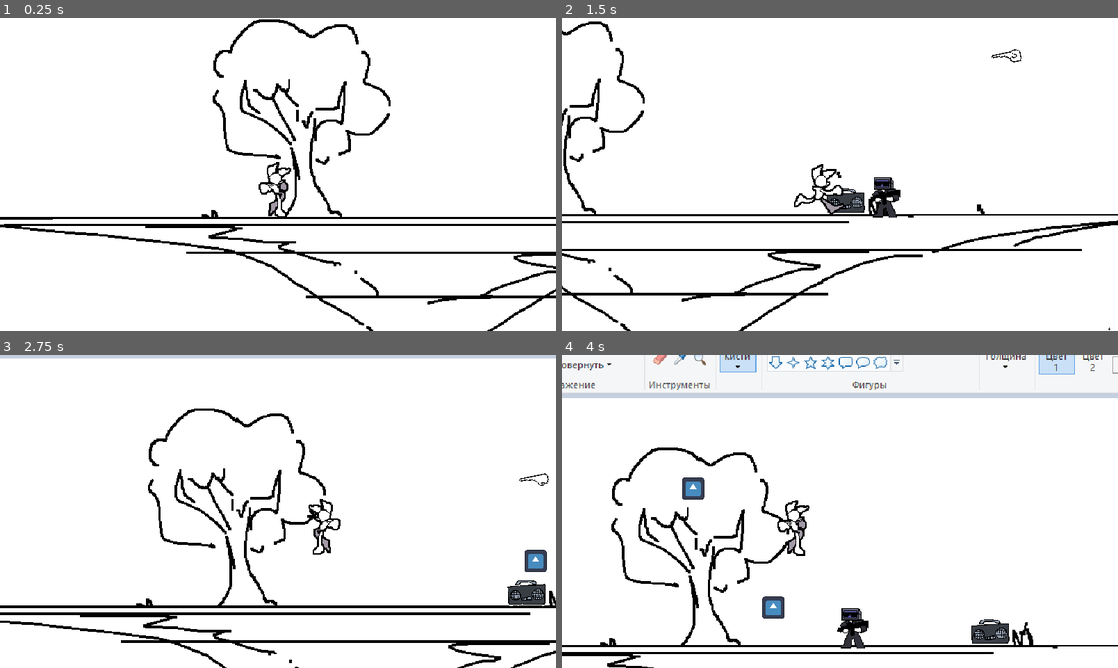
Above: before the commit, frames 1-4 (two rows, left to right).
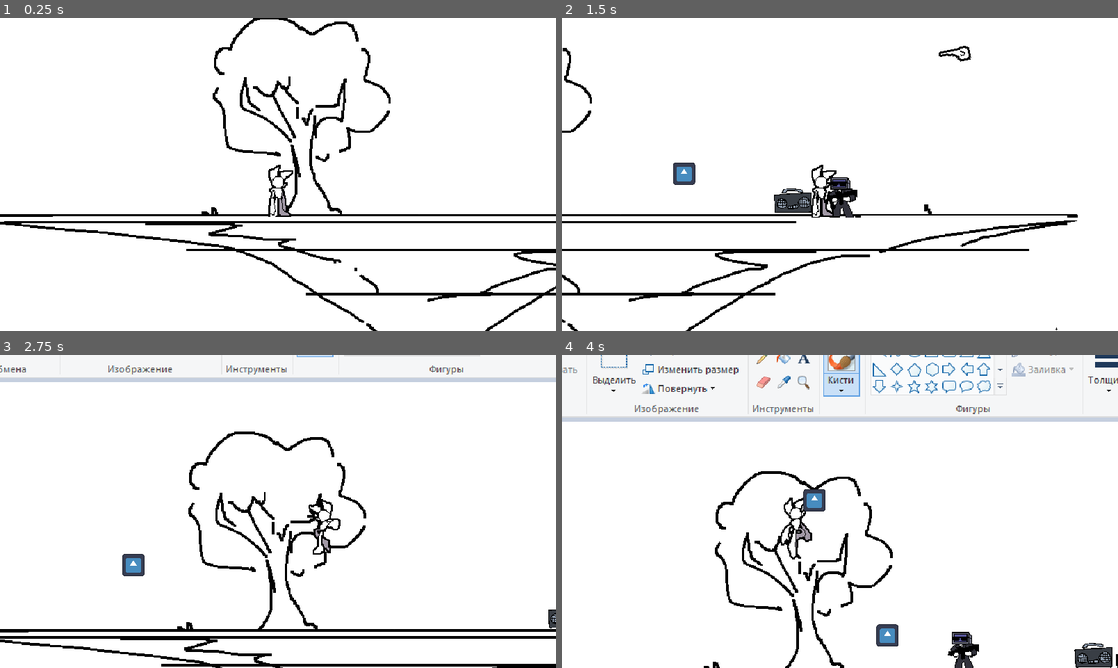
Above: after the commit, the same moments.

Repository: SZH217/game2
Game: Godot game, scene res://assets/scenes/world.tscn
Same seed, same stepped clock (60 frames per second), same inputs: the game is played once before the commit and once after it. The engine's default icon, where the game draws it, is replaced by a stand-in: a white triangle on a blue panel in a dark square. Sound files missing from this copy of the repository are replaced by a short silence.
Inputs (mouse positions are in pixels of both pictures, inside the frame that each line leads up to):
- Up to frame 1 (0.25 s): no input
- Up to frame 2 (1.5 s): move the mouse to (962, 158) at 0.52 s; hold D (right) 0.53-1.25 s; hold Space (action_c) 0.53-1.25 s; click (962, 158) at 0.6 s; drag from (728, 190) to (956, 243) at 1.27 s
- Up to frame 3 (2.75 s): move the mouse to (333, 442) at 2.02 s; hold A (left) from 2.03 s (still down); hold Space (action_c) from 2.03 s (still down); click (333, 442) at 2.1 s
- Up to frame 4 (4 s): release A (left) at 2.75 s; release Space (action_c) at 2.75 s; drag from (812, 574) to (1101, 555) at 2.77 s; move the mouse to (1006, 558) at 3.52 s; hold D (right) from 3.53 s (still down); hold Space (action_c) from 3.53 s (still down); right-click (1006, 558) at 3.6 s

The runs differ from the first frame. In frame 1, 8.7% of the frame differs, in the area x 0-100%, y 0-100%; in frame 2, 5.6%; in frame 3, 13%; in frame 4, 16%.

Commit message:
аа

Diff:
--- a/assets/player/node_2d.tscn
+++ b/assets/player/node_2d.tscn
@@ -5,7 +5,8 @@
 [ext_resource type="PackedScene" uid="uid://c0co4ewis3qj4" path="res://assets/scenes/hand.tscn" id="3_opahl"]
 
 [sub_resource type="Gradient" id="Gradient_mp1um"]
-offsets = PackedFloat32Array(0, 0.805195)
+interpolation_mode = 2
+offsets = PackedFloat32Array(0, 0.694805)
 colors = PackedColorArray(1, 1, 1, 1, 0, 0, 0, 1)
 
 [sub_resource type="GradientTexture2D" id="GradientTexture2D_3fbum"]
@@ -37,3 +38,8 @@
 position = Vector2(449, 52)
 texture = SubResource("GradientTexture2D_3fbum")
 texture_scale = 3.86
+
+[node name="PointLight2D" type="PointLight2D" parent="DirectionalLight2D/PointLight2D"]
+position = Vector2(-256, 288)
+texture = SubResource("GradientTexture2D_3fbum")
+texture_scale = 3.86
--- a/assets/player/player.gd
+++ b/assets/player/player.gd
@@ -1,31 +1,30 @@
 extends CharacterBody2D
 
-
-@export var maxSpeed = 400
+@export var maxSpeed = 500
 @export var speed = 40
-@export var gravity = 20
-@export var jumpForce = 500
+@export var gravity = 23
+@export var jumpForce = 600
+@export var jump_hold_factor = 0.4
 @export var wallSpeed = 10
 @export var maxWallSpeed = 80
 @export var cameraOffset = 50
 @export var offsetSpeed = 2
 @onready var animation_player = $anim
+var previous_velocity_y = 0.0
 
 var haveHand = true
 var jump = false
 var wall = false
 var walljump = false
+var shootAnim = false
+var canShoot = false
+var isJumping = false  # Track if the player is currently jumping
 
-var shootAnim = false
-
-var canShoot = false
-
-@export var hand_scene: PackedScene  # Префаб руки
+@export var hand_scene: PackedScene  # Prefab for the hand
 
 func _ready() -> void:
 	add_to_group("hand_return")
 
-# Called every frame. 'delta' is the elapsed time since the previous frame.
 func _process(delta: float) -> void:
 	if velocity.x < 0 and !wall:
 		$sprite.flip_h = true
@@ -36,13 +35,14 @@
 		if is_on_floor():
 			if velocity.x == 0:
 				play_animation("idle")
-			if velocity.x != 0:
+			else:
 				play_animation("running")
 		else:
 			if velocity.y > 0:
 				play_animation("jump_fall")
 			elif velocity.y < 0:
 				play_animation("jump_rise")
+
 	if jump:
 		if velocity.y < 0:
 			play_animation("jump_rise")
@@ -57,19 +57,23 @@
 	if shootAnim:
 		animation_player.play("handattack")
 
-
 func _physics_process(delta: float) -> void:
 	if !is_on_floor() and !wall:
-		velocity.y += gravity
+		velocity.y += gravity  # Apply normal gravity
 
 	if is_on_floor():
+		# Check if the player just landed and their previous Y velocity was greater than 450
+		if previous_velocity_y > 450:
+			$Land.play()  # Play the landing sound effect
 		wall = false
+		isJumping = false  # Reset jump state when touching the ground
 
-
+	# Store the current Y velocity before applying movement
+	previous_velocity_y = velocity.y
 
 	var navigation = Input.get_action_strength("right") - Input.get_action_strength("left")
 
-
+	# Horizontal movement
 	if navigation == 1:
 		if $camera.offset.x < cameraOffset:
 			$camera.offset.x += offsetSpeed
@@ -91,37 +95,46 @@
 		if velocity.x < 0:
 			velocity.x += speed / 4
 
+	# Jump logic with variable height
 	if Input.is_action_just_pressed("action_c"):
-		if is_on_floor():  # Прыжок с пола
+		if is_on_floor():
+			$Jump.play()
 			velocity.y = -jumpForce
-		elif wall:  # Прыжок от стены
+			isJumping = true  # Player is in the middle of a jump
+		elif wall:
 			velocity.y = -jumpForce
-			velocity.x = maxSpeed * (1 if $left.is_colliding() else -1)  # Отталкивание в противоположную сторону
+			velocity.x = maxSpeed * (1 if $left.is_colliding() else -1)
 			walljump = false
+			isJumping = true
 
+	# Reduce jump height if button is released early
+	if isJumping and Input.is_action_just_released("action_c") and velocity.y < 0:
+		velocity.y *= jump_hold_factor  # Cut jump short
+
+	# Wall slide mechanics
 	if !is_on_floor():
 		if $left.is_colliding() or $right.is_colliding():
 			wall = true
 			canShoot = false
-			if !is_on_floor():  # Только если игрок не на полу
-				if velocity.y < maxWallSpeed:
-					velocity.y += wallSpeed  # Сбрасываем вертикальную скорость
-					walljump = true
+			if velocity.y < maxWallSpeed:
+				velocity.y += wallSpeed  # Apply wall sliding effect
+				walljump = true
 		else:
 			wall = false
 			canShoot = true
 
-
 	if walljump:
 		if Input.is_action_just_pressed("action_c"):
 			walljump = false
+
 	move_and_slide()
 
+	# Hand attack mechanic
 	if haveHand and canShoot and Input.is_action_just_pressed("action_attack"):
+		$Attack.play()
 		launch_hand()
 		haveHand = false
 		shootAnim = true
-
 
 func play_animation(base_anim: String):
 	if not animation_player:
@@ -129,7 +142,6 @@
 	var anim_suffix = "_nr" if !haveHand else ""
 	var full_anim_name = base_anim + anim_suffix
 	animation_player.play(full_anim_name)
-
 
 func launch_hand():
 	if not hand_scene:
@@ -142,10 +154,8 @@
 	hand_instance.player = self
 	get_parent().add_child(hand_instance)
 
-
 func on_hand_returned():
 	haveHand = true
-
 
 func _on_anim_animation_finished(anim_name: StringName) -> void:
 	if anim_name == "handattack":
--- a/assets/player/player.tscn
+++ b/assets/player/player.tscn
@@ -1,16 +1,16 @@
-[gd_scene load_steps=20 format=3 uid="uid://bk54mwgc83x41"]
+[gd_scene load_steps=22 format=3 uid="uid://bk54mwgc83x41"]
 
 [ext_resource type="Script" path="res://assets/player/player.gd" id="1_8k20g"]
-[ext_resource type="Shader" path="res://assets/scenes/player.gdshader" id="1_467ms"]
+[ext_resource type="Shader" path="res://assets/shaders/player.gdshader" id="1_467ms"]
 [ext_resource type="Texture2D" uid="uid://hpetlgl8sb4p" path="res://assets/textures/character.png" id="2_cisvq"]
+[ext_resource type="AudioStream" uid="uid://m21ou880i66" path="res://assets/sounds/land.wav" id="4_eou52"]
+[ext_resource type="AudioStream" uid="uid://b21ih43j4y23u" path="res://assets/sounds/jump.wav" id="5_n1sdx"]
+[ext_resource type="AudioStream" uid="uid://btkeau86py4wo" path="res://assets/sounds/attack.wav" id="6_nt8p0"]
 
 [sub_resource type="ShaderMaterial" id="ShaderMaterial_5lit8"]
 shader = ExtResource("1_467ms")
 shader_parameter/line_color = Color(0, 0, 0, 1)
 shader_parameter/line_thickness = 1.0
-
-[sub_resource type="CanvasTexture" id="CanvasTexture_dx6v8"]
-diffuse_texture = ExtResource("2_cisvq")
 
 [sub_resource type="CapsuleShape2D" id="CapsuleShape2D_ojrgj"]
 height = 52.0
@@ -360,9 +360,9 @@
 
 [node name="sprite" type="Sprite2D" parent="."]
 material = SubResource("ShaderMaterial_5lit8")
-texture = SubResource("CanvasTexture_dx6v8")
+texture = ExtResource("2_cisvq")
 region_enabled = true
-region_rect = Rect2(384, 640, 128, 128)
+region_rect = Rect2(0, 0, 128, 128)
 
 [node name="colision" type="CollisionShape2D" parent="."]
 position = Vector2(0, 3.135)
@@ -382,4 +382,15 @@
 [node name="left" type="RayCast2D" parent="."]
 target_position = Vector2(-18, 0)
 
+[node name="Land" type="AudioStreamPlayer2D" parent="."]
+stream = ExtResource("4_eou52")
+volume_db = 3.953
+
+[node name="Jump" type="AudioStreamPlayer2D" parent="."]
+stream = ExtResource("5_n1sdx")
+volume_db = 5.943
+
+[node name="Attack" type="AudioStreamPlayer2D" parent="."]
+stream = ExtResource("6_nt8p0")
+
 [connection signal="animation_finished" from="anim" to="." method="_on_anim_animation_finished"]
--- a/assets/scenes/hand.tscn
+++ b/assets/scenes/hand.tscn
@@ -1,7 +1,13 @@
-[gd_scene load_steps=6 format=3 uid="uid://c0co4ewis3qj4"]
+[gd_scene load_steps=8 format=3 uid="uid://c0co4ewis3qj4"]
 
 [ext_resource type="Script" path="res://assets/scripts/hand.gd" id="1_8iv1o"]
+[ext_resource type="Shader" path="res://assets/shaders/player.gdshader" id="2_24afu"]
 [ext_resource type="Texture2D" uid="uid://ck0px3gbn8w0b" path="res://assets/textures/hand.png" id="2_c0qp1"]
+
+[sub_resource type="ShaderMaterial" id="ShaderMaterial_wefv2"]
+shader = ExtResource("2_24afu")
+shader_parameter/line_color = Color(0, 0, 0, 1)
+shader_parameter/line_thickness = 1.0
 
 [sub_resource type="RectangleShape2D" id="RectangleShape2D_sse81"]
 size = Vector2(26, 13)
@@ -47,6 +53,7 @@
 return_distance = 700.0
 
 [node name="Sprite2D" type="Sprite2D" parent="."]
+material = SubResource("ShaderMaterial_wefv2")
 scale = Vector2(1.2, 1.2)
 texture = ExtResource("2_c0qp1")
 region_enabled = true
--- a/assets/scenes/player.tscn
+++ b/assets/scenes/player.tscn
@@ -5,7 +5,7 @@
 [ext_resource type="PackedScene" uid="uid://c0co4ewis3qj4" path="res://assets/scenes/hand.tscn" id="2_e65y5"]
 [ext_resource type="PackedScene" uid="uid://dj5f1v3bfobkb" path="res://assets/scenes/ability.tscn" id="3_haicy"]
 [ext_resource type="AudioStream" uid="uid://b21ih43j4y23u" path="res://assets/sounds/jump.wav" id="4_7g5fn"]
-[ext_resource type="Shader" path="res://assets/scenes/player.gdshader" id="4_i72xg"]
+[ext_resource type="Shader" path="res://assets/shaders/player.gdshader" id="4_i72xg"]
 [ext_resource type="AudioStream" uid="uid://m21ou880i66" path="res://assets/sounds/land.wav" id="4_iatxe"]
 [ext_resource type="AudioStream" uid="uid://btkeau86py4wo" path="res://assets/sounds/attack.wav" id="6_qb0wr"]
 [ext_resource type="Script" path="res://assets/scripts/camera_2d.gd" id="9_2jsf3"]
--- a/assets/scripts/hand.gd
+++ b/assets/scripts/hand.gd
@@ -27,12 +27,12 @@
 			current_speed += acceleration * delta
 
 		position += hand_direction * current_speed * delta
-		if hand_direction.x < player.global_position.x:
-			$Sprite2D.flip_h = false
-			$Sprite2D.flip_v = false
-		else:
-			$Sprite2D.flip_h = true
-			$Sprite2D.flip_v = true
+
+		# Flip the sprite based on the direction
+		if hand_direction.x < 0:
+			hand_sprite.flip_v = true
+			hand_sprite.flip_h = false
+
 		rotation = hand_direction.angle()
 
 		if global_position.distance_to(player.global_position) > return_distance:
@@ -52,6 +52,5 @@
 		get_tree().call_group("hand_return", "on_hand_returned")
 		queue_free()
 
-
 func _on_timer_timeout() -> void:
 	canGet = true
--- a/assets/textures/character.json
+++ b/assets/textures/character.json
@@ -649,33 +649,33 @@
    }
  },
  "meta": {
-  "app": "http://www.aseprite.org/",
-  "version": "1.2.16.2-x64",
+  "app": "https://www.aseprite.org/",
+  "version": "1.3.11-dev",
   "image": "character.png",
   "format": "RGBA8888",
   "size": { "w": 896, "h": 768 },
   "scale": "1",
   "frameTags": [
-   { "name": "idle", "from": 0, "to": 16, "direction": "forward" },
-   { "name": "running", "from": 17, "to": 24, "direction": "forward" },
-   { "name": "jump_rise", "from": 25, "to": 32, "direction": "forward" },
-   { "name": "jump_fall", "from": 33, "to": 36, "direction": "forward" },
-   { "name": "handattack", "from": 37, "to": 41, "direction": "forward" },
-   { "name": "idle_nr", "from": 42, "to": 54, "direction": "forward" },
-   { "name": "running_nr", "from": 55, "to": 60, "direction": "forward" },
-   { "name": "jump_rise_nr", "from": 61, "to": 68, "direction": "forward" },
-   { "name": "jump_fall_nr", "from": 69, "to": 72, "direction": "forward" },
-   { "name": "wall", "from": 73, "to": 78, "direction": "forward" },
-   { "name": "wall_nr", "from": 79, "to": 80, "direction": "forward" }
+   { "name": "idle", "from": 0, "to": 16, "direction": "forward", "color": "#000000ff" },
+   { "name": "running", "from": 17, "to": 24, "direction": "forward", "color": "#000000ff" },
+   { "name": "jump_rise", "from": 25, "to": 32, "direction": "forward", "color": "#000000ff" },
+   { "name": "jump_fall", "from": 33, "to": 36, "direction": "forward", "color": "#000000ff" },
+   { "name": "handattack", "from": 37, "to": 41, "direction": "forward", "color": "#000000ff" },
+   { "name": "idle_nr", "from": 42, "to": 54, "direction": "forward", "color": "#000000ff" },
+   { "name": "running_nr", "from": 55, "to": 60, "direction": "forward", "color": "#000000ff" },
+   { "name": "jump_rise_nr", "from": 61, "to": 68, "direction": "forward", "color": "#000000ff" },
+   { "name": "jump_fall_nr", "from": 69, "to": 72, "direction": "forward", "color": "#000000ff" },
+   { "name": "wall", "from": 73, "to": 78, "direction": "forward", "color": "#000000ff" },
+   { "name": "wall_nr", "from": 79, "to": 80, "direction": "forward", "color": "#000000ff" }
   ],
   "layers": [
+   { "name": "Group 1" },
    { "name": "Right arm", "group": "Group 1", "opacity": 255, "blendMode": "normal" },
    { "name": "Right leg", "group": "Group 1", "opacity": 255, "blendMode": "normal" },
    { "name": "Body", "group": "Group 1", "opacity": 255, "blendMode": "normal" },
    { "name": "Head", "group": "Group 1", "opacity": 255, "blendMode": "normal" },
    { "name": "Left leg", "group": "Group 1", "opacity": 255, "blendMode": "normal" },
-   { "name": "Left arm", "group": "Group 1", "opacity": 255, "blendMode": "normal" },
-   { "name": "Group 1" }
+   { "name": "Left arm", "group": "Group 1", "opacity": 255, "blendMode": "normal" }
   ],
   "slices": [
   ]
--- a/project.godot
+++ b/project.godot
@@ -29,7 +29,7 @@
 
 [editor_plugins]
 
-enabled=PackedStringArray()
+enabled=PackedStringArray("res://addons/aseprite_importer/plugin.cfg")
 
 [global_group]
 
Renamed: assets/scenes/player.gdshader -> assets/shaders/player.gdshader
Binary file removed: assets/textures/character-map.png
Not shown, removed: assets/textures/character-map.png.import
Binary file changed: assets/textures/character.png
